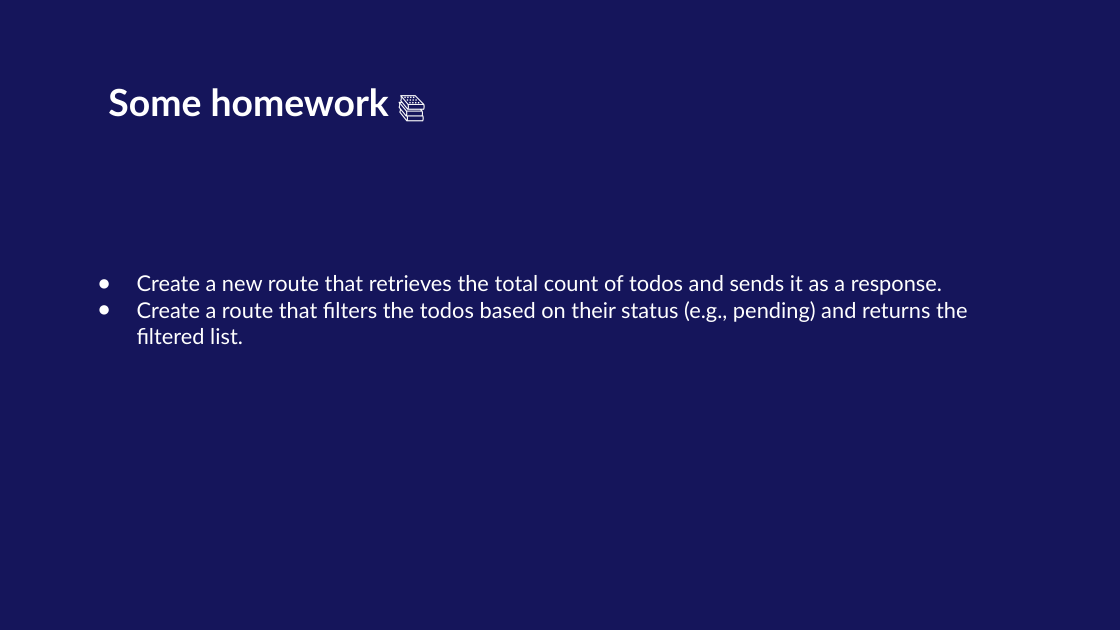
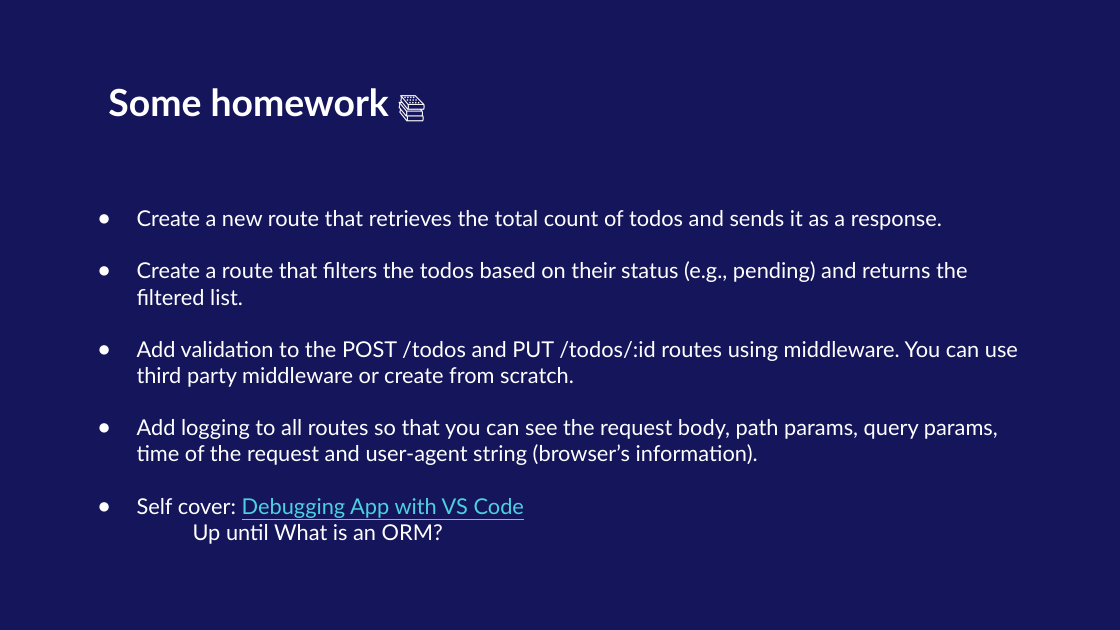
Before and after one commit to kaiz16/onsite-backend-development, a slide deck: slide 72 of Week-2/Day-1/Backend - Day 4 - Introduction to REST APIs and CRUD.pptx (slide 71 before the commit). Drawn at 1120x630 pixels with LibreOffice and Linux fonts; fonts in the diff are those of the drawing; background and template pictures are left out. Boxes give left, top, right and bottom in pixels: in the first picture for what was removed or moved away, otherwise in the second. Text is boxed around its words. In the diff, an @@ line names an element or a change of style, - is before the commit and + after.

```diff
--- a/Week-2/Day-1/Backend - Day 4 - Introduction to REST APIs and CRUD.pptx
+++ b/Week-2/Day-1/Backend - Day 4 - Introduction to REST APIs and CRUD.pptx
@@ title "Create a new route that ..." moved from (x1=137, y1=275, x2=967, y2=344) to (x1=137, y1=210, x2=1018, y2=544) @@
@@ title at (x1=137, y1=341, x2=1018, y2=544): paragraphs added @@
+● Add validation to the POST /todos and PUT /todos/:id routes using middleware. You can use third party middleware or create from scratch.
+● Add logging to all routes so that you can see the request body, path params, query params, time of the request and user-agent string (browser’s information).
+● Self cover: Debugging App with VS Code
+Up until What is an ORM?
```
Also in this commit, not shown: 6 other slides changed, 2 slides added, 1 slide removed, 10 other files.
